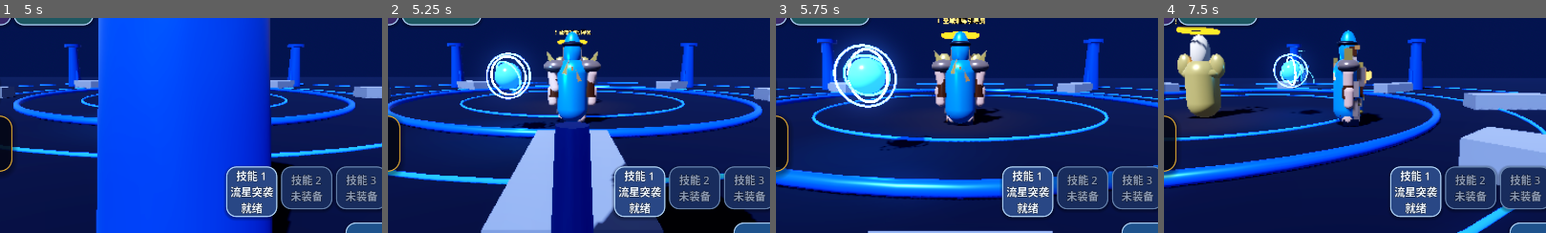
Above: before the commit, frames 1-4 (left to right).
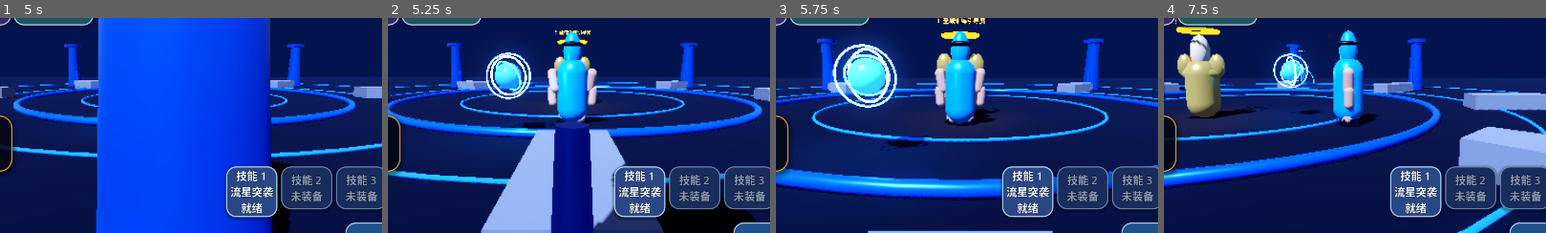
Above: after the commit, the same moments.

Repository: Qazwesrd/Saint-Seiya-Universe-War
Game: Godot game, scene res://scenes/main_menu.tscn
The game is run twice, just before and just after one commit, with the same random seed, the same clock (stepped at 60 frames per second) and the same inputs.
Inputs (mouse positions are % of the whole screen's width and height, from its top left):
- Up to frame 1 (5 s): click "开始新游戏 / 新建存档" at 0.5 s; click "开始新游戏 / 新建存档" at 1.25 s; click "继续游戏 / 存档管理" at 2 s; click "游戏设置" at 2.75 s; click "读取" at 3.5 s; click "交谈 / 接任务" at 4.25 s
- Up to frame 2 (5.25 s): click "任务导航" at 5 s
- Up to frame 3 (5.75 s): no input
- Up to frame 4 (7.5 s): tap Enter (ui_accept) at 5.75, 6.02, 6.32 s; move the mouse to (72, 45) at 5.77 s; hold Right (ui_right) 5.78-6.5 s; click (72, 45) at 5.92 s; drag from (30, 55) to (45, 70) at 6.52 s; click "传送" at 7.25 s
The pictures show only the part of the screen within x 26-76%, y 28-78%; the shares and areas given below are measured in that part.

Frame 1 is identical in both runs. In frame 2, 3.1% of the frame differs, in the area x 40-59%, y 6-48%; in frame 3, 3.3%, in the area x 40-60%, y 6-49%; in frame 4, 2.4%.
Error after the commit: Parse Error: Identifier "intact_parts" not declared in the current scope. (res://scripts/armor_system.gd:257)

Commit message:
Add 32 profession-specific Dark Cloth passives and set bonuses

Diff:
--- a/game/scripts/armor_system.gd
+++ b/game/scripts/armor_system.gd
@@ -9,6 +9,40 @@
  "platinum":{"name":"白金圣衣","attack":8.0,"defense":8.0,"hp":48.0},
  "god_cloth":{"name":"神圣衣","attack":7.0,"defense":9.0,"hp":40.0},
  "god_armor":{"name":"主神圣衣","attack":9.0,"defense":12.0,"hp":55.0}
+}
+const DARK_CLASS_PASSIVES := {
+ "pegasus":{"name":"暗影流星","focus":"attack","attack_rate":0.075,"defense_rate":0.02,"health_rate":0.02,"speed_rate":0.035,"cosmos_rate":0.0},
+ "dragon":{"name":"黑曜龙盾","focus":"defense","attack_rate":0.02,"defense_rate":0.08,"health_rate":0.055,"speed_rate":0.0,"cosmos_rate":0.0},
+ "cygnus":{"name":"极夜冰晶","focus":"control","attack_rate":0.04,"defense_rate":0.04,"health_rate":0.025,"speed_rate":0.015,"cosmos_rate":1.0},
+ "andromeda":{"name":"暗链缚魂","focus":"control","attack_rate":0.045,"defense_rate":0.035,"health_rate":0.03,"speed_rate":0.01,"cosmos_rate":1.0},
+ "phoenix":{"name":"不灭黑炎","focus":"attack","attack_rate":0.08,"defense_rate":0.015,"health_rate":0.035,"speed_rate":0.02,"cosmos_rate":0.0},
+ "sea_dragon":{"name":"深渊逆潮","focus":"cosmos","attack_rate":0.05,"defense_rate":0.025,"health_rate":0.04,"speed_rate":0.01,"cosmos_rate":2.0},
+ "tenmou":{"name":"天猛壁垒","focus":"defense","attack_rate":0.025,"defense_rate":0.07,"health_rate":0.06,"speed_rate":0.0,"cosmos_rate":0.0},
+ "lyra":{"name":"幽冥弦刃","focus":"attack","attack_rate":0.07,"defense_rate":0.02,"health_rate":0.02,"speed_rate":0.025,"cosmos_rate":0.0},
+ "sea_swallow":{"name":"暗流迅羽","focus":"mobility","attack_rate":0.04,"defense_rate":0.025,"health_rate":0.035,"speed_rate":0.045,"cosmos_rate":0.0},
+ "tenkishi":{"name":"堕天黑翼","focus":"mobility","attack_rate":0.045,"defense_rate":0.045,"health_rate":0.04,"speed_rate":0.04,"cosmos_rate":1.0},
+ "apollo":{"name":"黑日裁决","focus":"attack","attack_rate":0.08,"defense_rate":0.02,"health_rate":0.04,"speed_rate":0.01,"cosmos_rate":1.0},
+ "athena":{"name":"暗夜神佑","focus":"defense","attack_rate":0.025,"defense_rate":0.075,"health_rate":0.07,"speed_rate":0.0,"cosmos_rate":2.0},
+ "hades":{"name":"冥渊侵蚀","focus":"attack","attack_rate":0.075,"defense_rate":0.035,"health_rate":0.045,"speed_rate":0.0,"cosmos_rate":1.0},
+ "poseidon":{"name":"黑潮统御","focus":"cosmos","attack_rate":0.05,"defense_rate":0.045,"health_rate":0.04,"speed_rate":0.01,"cosmos_rate":2.0},
+ "zeus":{"name":"暗雷神罚","focus":"attack","attack_rate":0.085,"defense_rate":0.04,"health_rate":0.035,"speed_rate":0.015,"cosmos_rate":2.0},
+ "artemis":{"name":"月蚀守望","focus":"defense","attack_rate":0.035,"defense_rate":0.065,"health_rate":0.055,"speed_rate":0.02,"cosmos_rate":1.0},
+ "hypnos":{"name":"永夜梦境","focus":"defense","attack_rate":0.02,"defense_rate":0.075,"health_rate":0.05,"speed_rate":0.0,"cosmos_rate":2.0},
+ "thanatos":{"name":"终焉黑镰","focus":"attack","attack_rate":0.085,"defense_rate":0.02,"health_rate":0.035,"speed_rate":0.02,"cosmos_rate":0.0},
+ "odin":{"name":"黑曜神域","focus":"defense","attack_rate":0.035,"defense_rate":0.07,"health_rate":0.055,"speed_rate":0.01,"cosmos_rate":1.0},
+ "ares":{"name":"黑暗战意","focus":"attack","attack_rate":0.09,"defense_rate":0.015,"health_rate":0.03,"speed_rate":0.02,"cosmos_rate":0.0},
+ "eris":{"name":"纷争暗潮","focus":"attack","attack_rate":0.065,"defense_rate":0.025,"health_rate":0.05,"speed_rate":0.02,"cosmos_rate":1.0},
+ "abel":{"name":"日蚀圣焰","focus":"attack","attack_rate":0.08,"defense_rate":0.03,"health_rate":0.04,"speed_rate":0.015,"cosmos_rate":1.0},
+ "lucifer":{"name":"堕天疾翼","focus":"mobility","attack_rate":0.065,"defense_rate":0.02,"health_rate":0.035,"speed_rate":0.05,"cosmos_rate":0.0},
+ "saturn":{"name":"暗时领域","focus":"control","attack_rate":0.055,"defense_rate":0.055,"health_rate":0.04,"speed_rate":0.015,"cosmos_rate":2.0},
+ "pallas":{"name":"黑曜时刃","focus":"control","attack_rate":0.06,"defense_rate":0.045,"health_rate":0.035,"speed_rate":0.02,"cosmos_rate":1.0},
+ "chronos":{"name":"混沌时序","focus":"cosmos","attack_rate":0.06,"defense_rate":0.06,"health_rate":0.05,"speed_rate":0.01,"cosmos_rate":3.0},
+ "hera":{"name":"暗曜王权","focus":"defense","attack_rate":0.025,"defense_rate":0.08,"health_rate":0.06,"speed_rate":0.0,"cosmos_rate":2.0},
+ "demeter":{"name":"幽冥丰饶","focus":"health","attack_rate":0.02,"defense_rate":0.055,"health_rate":0.085,"speed_rate":0.0,"cosmos_rate":1.0},
+ "hestia":{"name":"幽冥圣焰","focus":"health","attack_rate":0.025,"defense_rate":0.075,"health_rate":0.075,"speed_rate":0.0,"cosmos_rate":1.0},
+ "hermes":{"name":"暗影疾行","focus":"mobility","attack_rate":0.065,"defense_rate":0.015,"health_rate":0.025,"speed_rate":0.055,"cosmos_rate":0.0},
+ "hephaestus":{"name":"黑曜神锻","focus":"defense","attack_rate":0.04,"defense_rate":0.085,"health_rate":0.065,"speed_rate":0.0,"cosmos_rate":1.0},
+ "aphrodite":{"name":"暗影魅惑","focus":"control","attack_rate":0.05,"defense_rate":0.04,"health_rate":0.04,"speed_rate":0.025,"cosmos_rate":2.0}
 }
 const PARTS := ["head","chest","arms","waist","legs"]
 const PART_NAMES := {"head":"头盔","chest":"胸甲","arms":"护腕","waist":"腰甲","legs":"腿甲"}
@@ -172,6 +206,10 @@
         return 0
     var durability: Dictionary = _ensure_data().get("durability", {})
     return clampi(int(durability.get(part, 100)), 0, 100)
+
+func get_dark_class_passive(class_id: String = "") -> Dictionary:
+ var selected_class := class_id if not class_id.is_empty() else str(RPGState.profile.get("class_id", "pegasus"))
+ return DARK_CLASS_PASSIVES.get(selected_class, {}).duplicate(true)
 
 func get_bonus_stats() -> Dictionary:
  var data := _ensure_data()
@@ -197,7 +235,26 @@
   health_bonus += float(class_data.get("hp", 0.0)) * 0.04 * condition * awaken
   dark_cosmos_bonus = 12.0 * condition * awaken
   dark_speed_bonus = 0.08 * condition * awaken
- return {"attack":attack_bonus,"defense":defense_bonus,"max_health":health_bonus,"max_cosmos":dark_cosmos_bonus,"speed":dark_speed_bonus,"dark_resonance":(1.15 if bool(data.get("awakened", false)) else 1.10) if stage_id == "dark_cloth" else 1.0}
+  # Each of the 32 professions receives a distinct Dark Cloth specialization.
+  var class_passive := get_dark_class_passive()
+  attack_bonus += float(class_data.get("attack", 0.0)) * float(class_passive.get("attack_rate", 0.0)) * condition * awaken
+  defense_bonus += float(class_data.get("defense", 0.0)) * float(class_passive.get("defense_rate", 0.0)) * condition * awaken
+  health_bonus += float(class_data.get("hp", 0.0)) * float(class_passive.get("health_rate", 0.0)) * condition * awaken
+  dark_speed_bonus += float(class_passive.get("speed_rate", 0.0)) * condition * awaken
+  dark_cosmos_bonus += float(class_passive.get("cosmos_rate", 0.0)) * condition * awaken
+  # The five armor pieces form a real set: three intact pieces grant Cosmos,
+  # while all five intact pieces grant a small defensive/offensive set bonus.
+  var intact_parts := 0
+  for part in PARTS:
+   if int(durability.get(part, 100)) > 0:
+    intact_parts += 1
+  if intact_parts >= 3:
+   dark_cosmos_bonus += 8.0 * condition * awaken
+  if intact_parts == PARTS.size():
+   attack_bonus += float(base["attack"]) * 0.05 * condition * awaken
+   defense_bonus += float(base["defense"]) * 0.05 * condition * awaken
+   health_bonus += float(base["hp"]) * 0.05 * condition * awaken
+ return {"attack":attack_bonus,"defense":defense_bonus,"max_health":health_bonus,"max_cosmos":dark_cosmos_bonus,"speed":dark_speed_bonus,"dark_resonance":(1.15 if bool(data.get("awakened", false)) else 1.10) if stage_id == "dark_cloth" else 1.0,"dark_class_passive":get_dark_class_passive(),"dark_set_tier":(2 if stage_id == "dark_cloth" and intact_parts == PARTS.size() else (1 if stage_id == "dark_cloth" and intact_parts >= 3 else 0))}
 func _commit(previous: Dictionary) -> bool:
  if RPGState.save_slot(RPGState.active_slot):
   RPGState.state_changed.emit()
